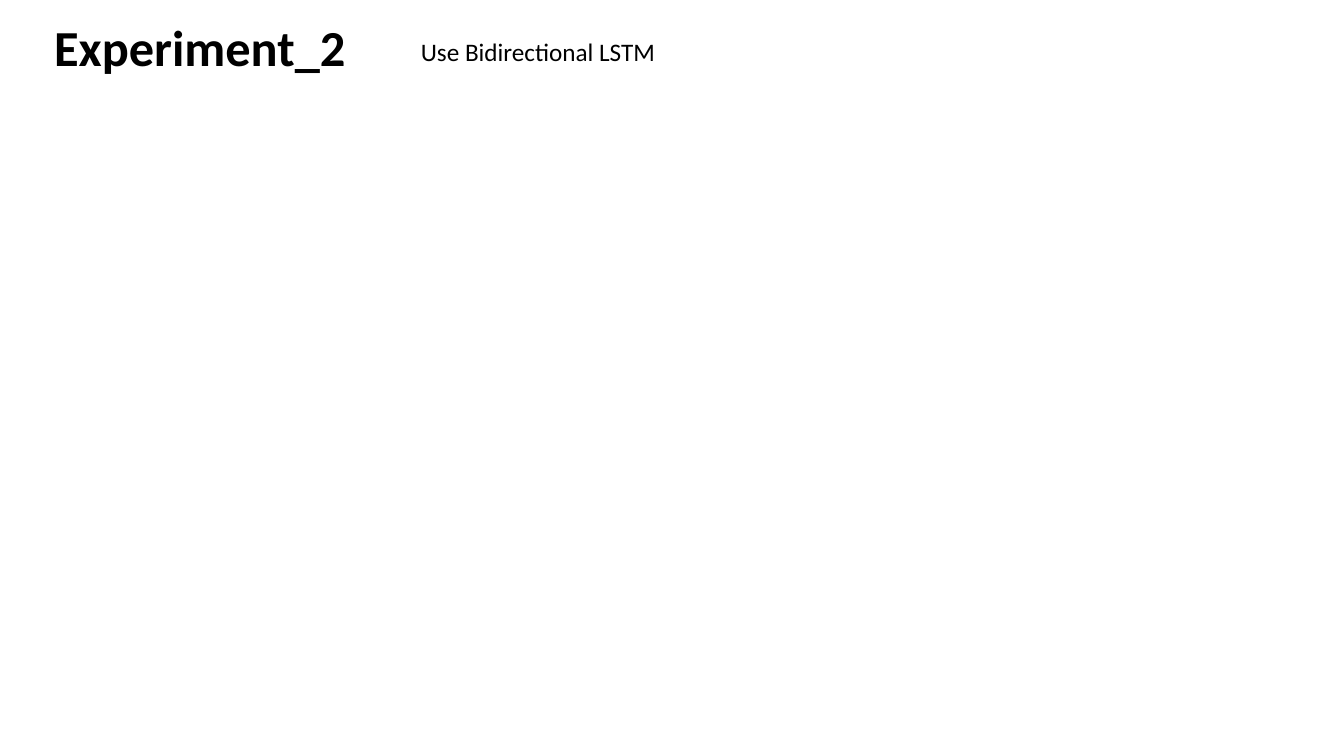
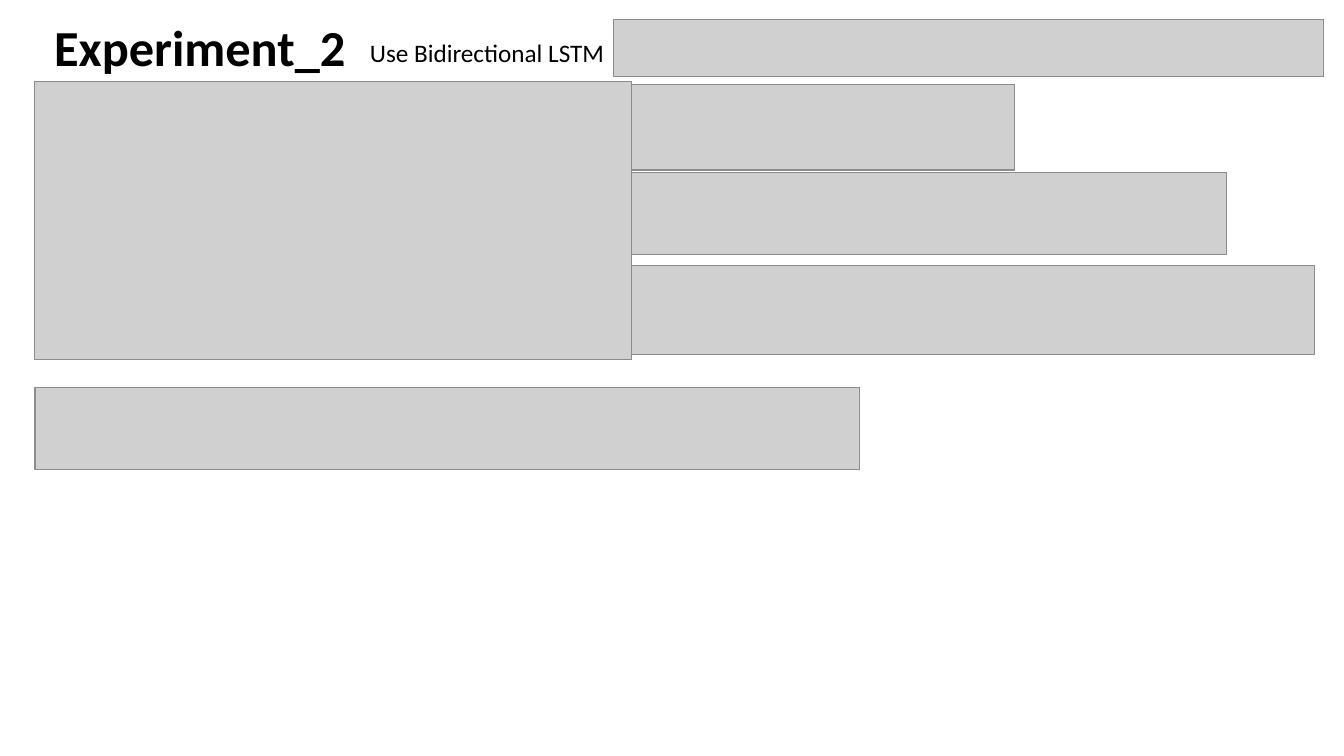
Before and after one commit to guptam/process-sequence, a slide deck: slide 15 of report.pptx. Drawn at 1344x756 pixels with LibreOffice and Linux fonts; fonts in the diff are those of the drawing; grey boxes stand for pictures. Boxes give left, top, right and bottom in pixels: in the first picture for what was removed or moved away, otherwise in the second. Text is boxed around its words. In the diff, an @@ line names an element or a change of style, - is before the commit and + after.

Commit message:
updated result for experiment 2

```diff
--- a/report.pptx
+++ b/report.pptx
@@ picture added at (614,19,1324,77) @@
@@ text "Use Bidirectional LSTM": place and size @@
-text "Use Bidirectional LSTM" at (421,43,655,62)
+text "Use Bidirectional LSTM" at (370,44,604,63)
@@ picture added at (35,82,632,360) @@
@@ picture added at (631,85,1015,170) @@
@@ picture added at (631,172,1226,255) @@
@@ picture added at (631,265,1315,354) @@
@@ picture added at (35,388,860,470) @@
```
Also in this commit, not shown: 1 other slide changed.
